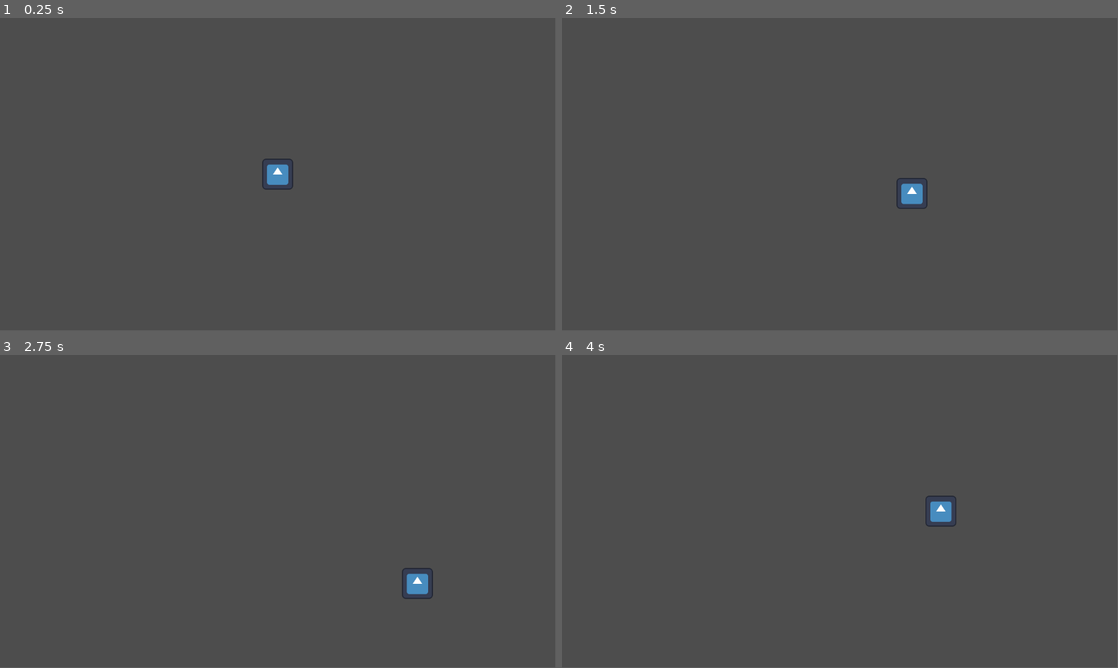
Above: before the commit, frames 1-4 (two rows, left to right).
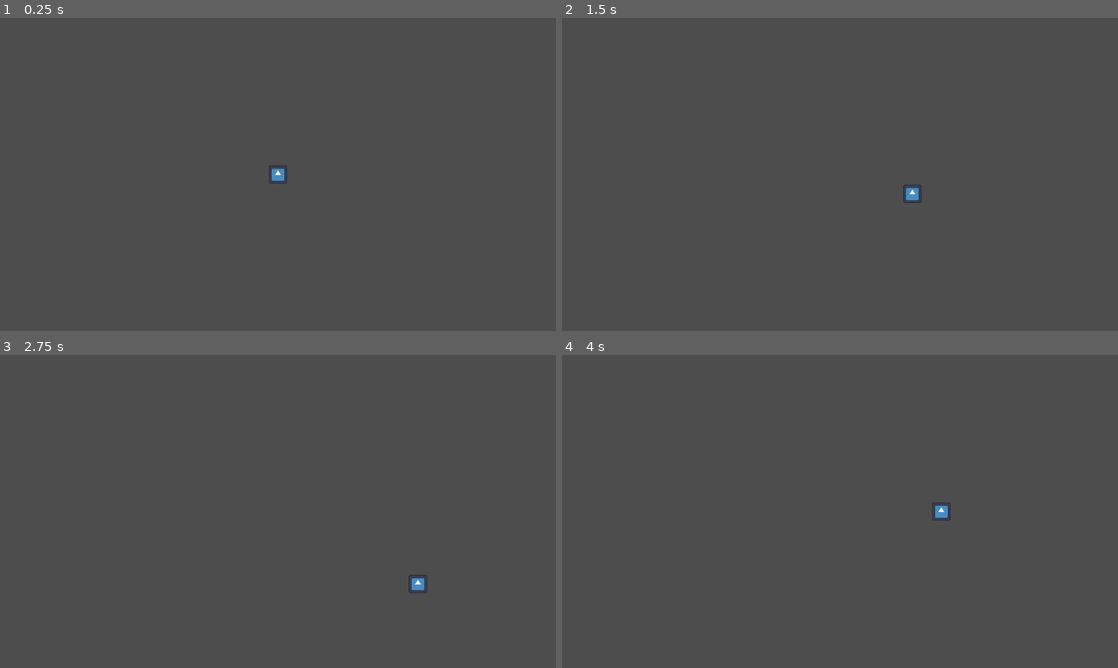
Above: after the commit, the same moments.

Repository: JamsterMan/Brackeys-2025.2-game-jam-entry
Game: Godot game, scene res://Scenes/game.tscn
The game is run twice, just before and just after one commit, with the same random seed, the same clock (stepped at 60 frames per second) and the same inputs. The engine's default icon, where the game draws it, is replaced by a stand-in: a white triangle on a blue panel in a dark square.
Inputs:
- Up to frame 1 (0.25 s): no input
- Up to frame 2 (1.5 s): tap Enter at 0.5 s; hold D (RIGHT) 0.53-1.28 s; hold S (DOWN) from 1.28 s (still down)
- Up to frame 3 (2.75 s): release S (DOWN) at 2.03 s; hold D (RIGHT) from 2.03 s (still down)
- Up to frame 4 (4 s): release D (RIGHT) at 2.78 s; hold W (UP) 2.78-3.53 s; hold A (LEFT) from 3.53 s (still down)
In our replay, the window is 799x449 before the commit and 800x450 after it. These sizes can differ from the game's own. Grey fills any space a smaller window leaves; there, only what the larger window draws over its background counts as a difference.

The runs differ from the first frame. In frame 1, 0.3% of the frame differs, in the area x 47-53%, y 44-55%; in frame 2, 0.3%; in frame 3, 0.3%, in the area x 72-78%, y 68-78%; in frame 4, 0.3%.

Commit message:
updated display

Diff:
--- a/brackeys-2025.2-game-jam-entry/Scenes/game.tscn
+++ b/brackeys-2025.2-game-jam-entry/Scenes/game.tscn
@@ -14,9 +14,12 @@
 script = ExtResource("1_cta16")
 
 [node name="Sprite2D" type="Sprite2D" parent="Player"]
-scale = Vector2(0.5, 0.5)
+scale = Vector2(0.3, 0.3)
 texture = ExtResource("2_vloc4")
 
 [node name="CollisionShape2D" type="CollisionShape2D" parent="Player"]
-scale = Vector2(2.5, 2.5)
 shape = SubResource("RectangleShape2D_u3bi5")
+
+[node name="Icon" type="Sprite2D" parent="."]
+position = Vector2(-704, -79)
+texture = ExtResource("2_vloc4")
--- a/brackeys-2025.2-game-jam-entry/project.godot
+++ b/brackeys-2025.2-game-jam-entry/project.godot
@@ -14,6 +14,10 @@
 run/main_scene="res://Scenes/game.tscn"
 config/features=PackedStringArray("4.3", "Forward Plus")
 config/icon="res://icon.svg"
+
+[display]
+
+window/stretch/mode="viewport"
 
 [input]
 
